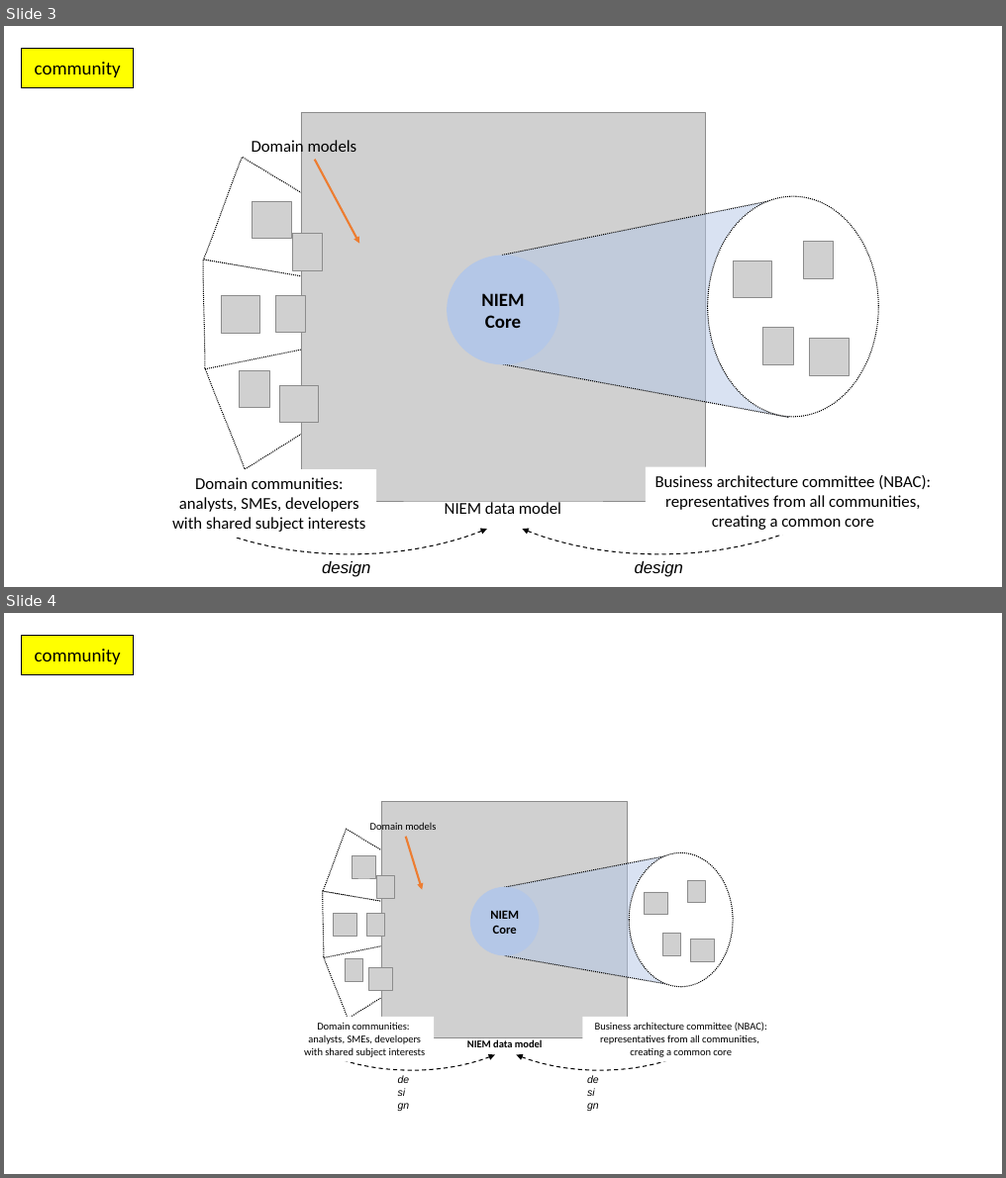
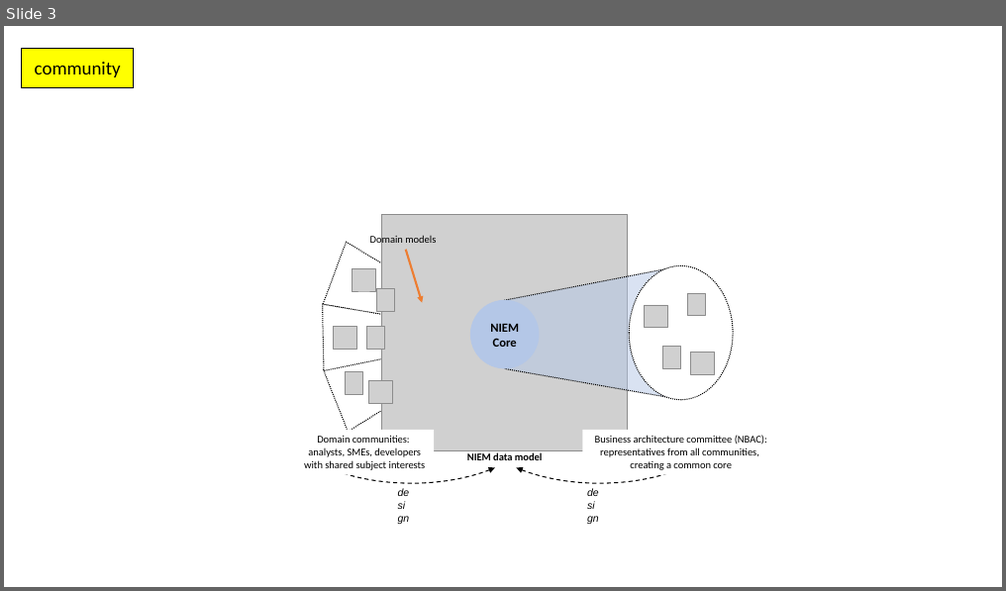
Before and after one commit to niemopen/niem-naming-design-rules, a slide deck: pptx/figures.pptx. Shown one above the other, each under a label of ours: slides 3 and 4 before the commit, slide 3 after it. The pictures are 1006x1178 and 1006x591 pixels, drawn with LibreOffice and Linux fonts; fonts in the diff are those of the drawing; grey boxes stand for pictures. Boxes give left, top, right and bottom in pixels: in the first picture for what was removed or moved away, otherwise in the second. Text is boxed around its words. In the diff, an @@ line names an element or a change of style, - is before the commit and + after.

```diff
--- a/pptx/figures.pptx
+++ b/pptx/figures.pptx
@@ slide 3 removed at (4,26,1002,587), background #FFFFFF @@
@@ rectangle removed at (22,48,134,87) @@
-community
@@ picture removed at (301,112,706,501) @@
@@ text removed at (252,138,357,156) @@
-Domain models
@@ freeform shape removed at (202,157,472,350) @@
@@ arrow removed from (315, 160) to (359, 243) @@
@@ picture removed at (252,201,291,238) @@
@@ freeform shape removed at (502,197,789,417) @@
@@ picture removed at (292,233,322,271) @@
@@ freeform shape removed at (203,260,450,370) @@
@@ ellipse removed at (447,255,558,366) @@
-NIEM
-Core
@@ freeform shape removed at (204,281,474,471) @@
@@ picture removed at (221,296,260,333) @@
@@ picture removed at (275,295,306,333) @@
@@ arc (boxed as its full ellipse) removed at (134,330,566,556) @@
@@ arc (boxed as its full ellipse) removed at (444,330,876,556) @@
@@ group removed at (708,196,878,417): 4 pictures, 1 ellipse @@
@@ picture removed at (239,372,269,408) @@
@@ picture removed at (279,385,319,422) @@
@@ text removed at (172,477,366,532) @@
-Domain communities: analysts, SMEs, developers with shared subject interests
@@ text removed at (445,500,561,514) @@
-NIEM data model
@@ text removed at (655,475,931,530) @@
-Business architecture committee (NBAC): representatives from all communities, creating a common core
@@ text removed at (322,562,370,577) @@
-design
@@ text removed at (635,562,683,577) @@
-design
@@ what was slide 4 is now slide 3 @@
```
Also in this commit, not shown: 3 slides changed, 7 other files.
